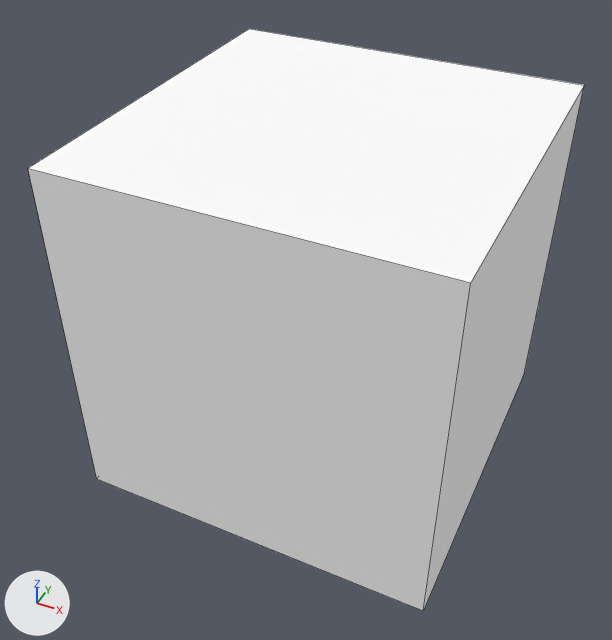
A saved change to the Blender file examples/02_physics/02_physics.blend.
One viewpoint serves both versions: a 50 mm lens placed at (4.55, -3.49, 2.74), pointed at (2.93, -0.14, -0.12). The lights are fixed; the arrows at lower left show +X, +Y and +Z. Mesh edges are drawn as thin lines. The same objects are shown in both versions, whatever each file hides.

The first picture shows 'rigid_cube'.
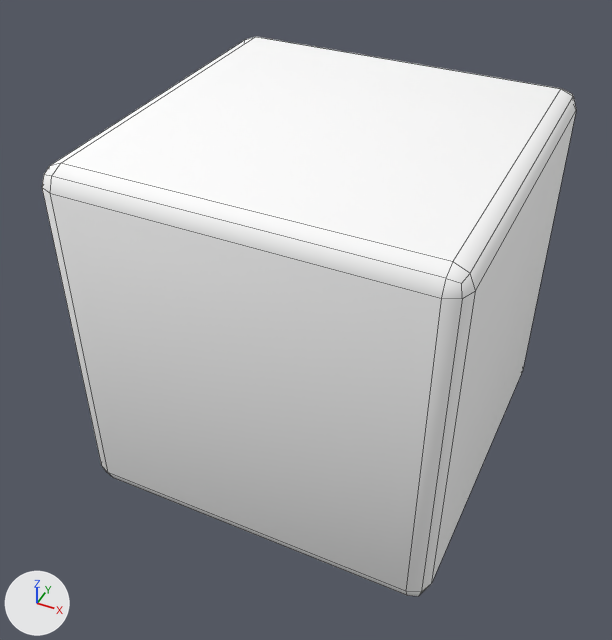
Boxes (x1, y1, x2, y2) around the edits, measured in the pictures (612 x 640 px):
'rigid_cube', shading changed, modifiers changed: before (28, 29, 584, 611); after (42, 36, 576, 596)

Diff of the bpy script that builds the scene:
```diff
--- a/examples/02_physics/02_physics.blend.py
+++ b/examples/02_physics/02_physics.blend.py
@@ me_cube_001 @@
 me_cube_001.from_pydata(...)  # 8 vertices, 6 faces; spans x -1.0..1.0, y -1.0..1.0, z -1.0..1.0
 # used by ob_rigid_cube; location = (3.0, 0.0, 0.0)
+# me_cube_001 part 1: all faces are now shaded smooth (6 of 6 changed)
 me_cube_001.materials.append(mat_objcolor)
@@ ob_rigid_cube @@
 ob_rigid_cube.location = (3.0, 0.0, 0.0)
+_m = ob_rigid_cube.modifiers.new('Bevel', 'BEVEL')
+_m.segments = 2
+_m.limit_method = 'NONE'
+_m.spread = 0.0
```
